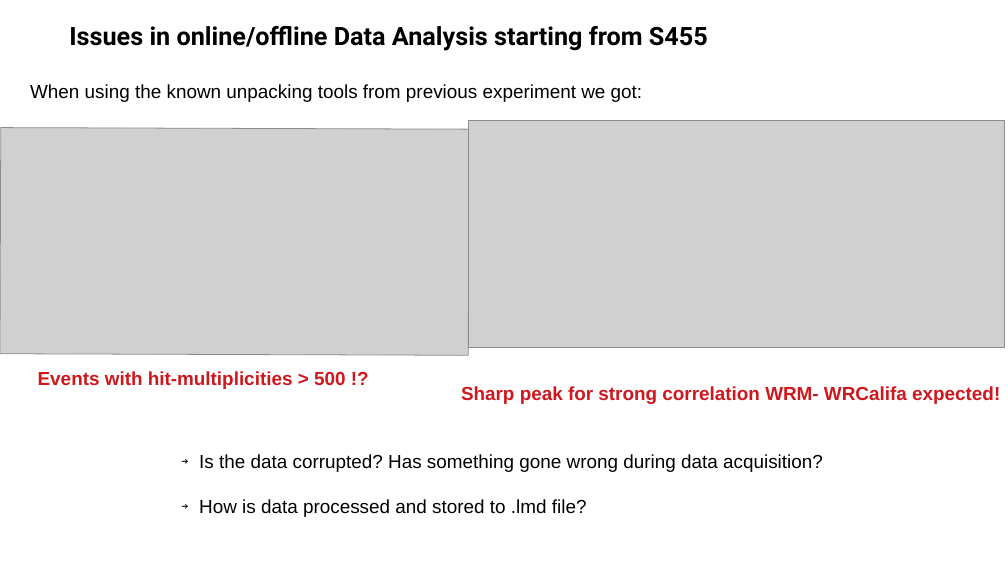
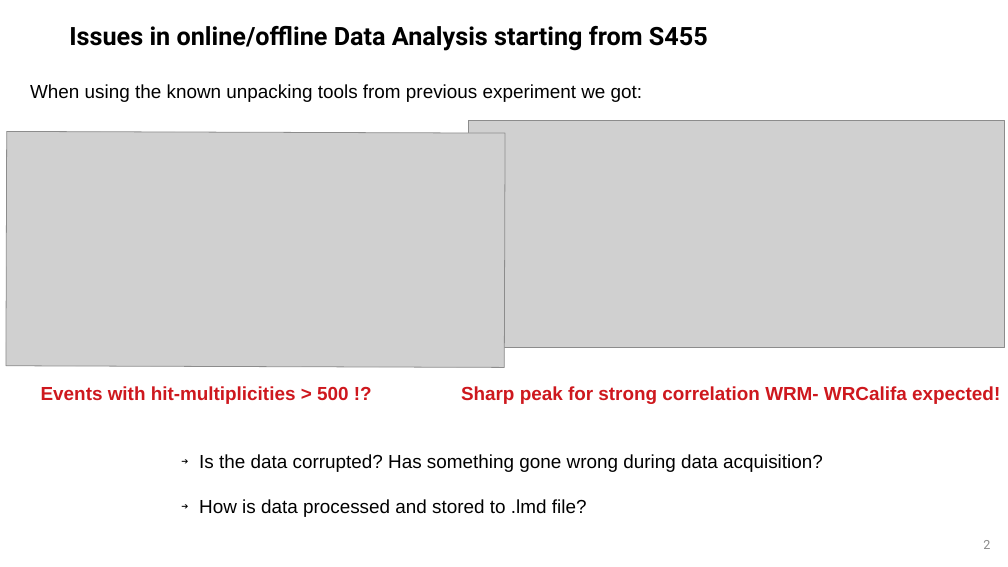
Before and after one commit to jenegger/unpacking_docu, a slide deck: slide 2 of time_stitching_pres.odp. Drawn at 1008x567 pixels with LibreOffice and Linux fonts; fonts in the diff are those of the drawing; grey boxes stand for pictures; background and template pictures are left out. Boxes give left, top, right and bottom in pixels: in the first picture for what was removed or moved away, otherwise in the second. Text is boxed around its words. In the diff, an @@ line names an element or a change of style, - is before the commit and + after.

```diff
--- a/time_stitching_pres.odp
+++ b/time_stitching_pres.odp
@@ picture: place and size @@
-picture at <box>0,128,468,355</box>
+picture at <box>6,131,505,368</box>
@@ text "Events with hit-multiplicities > 500 ...": place and size @@
-text "Events with hit-multiplicities > 500 ..." at <box>38,371,346,389</box>
+text "Events with hit-multiplicities > 500 ..." at <box>41,386,349,404</box>
@@ page number added at <box>983,540,990,549</box>, 12 pt, text #8B8B8B @@
+2
```
Also in this commit, not shown: 11 other slides changed, 1 other file.
